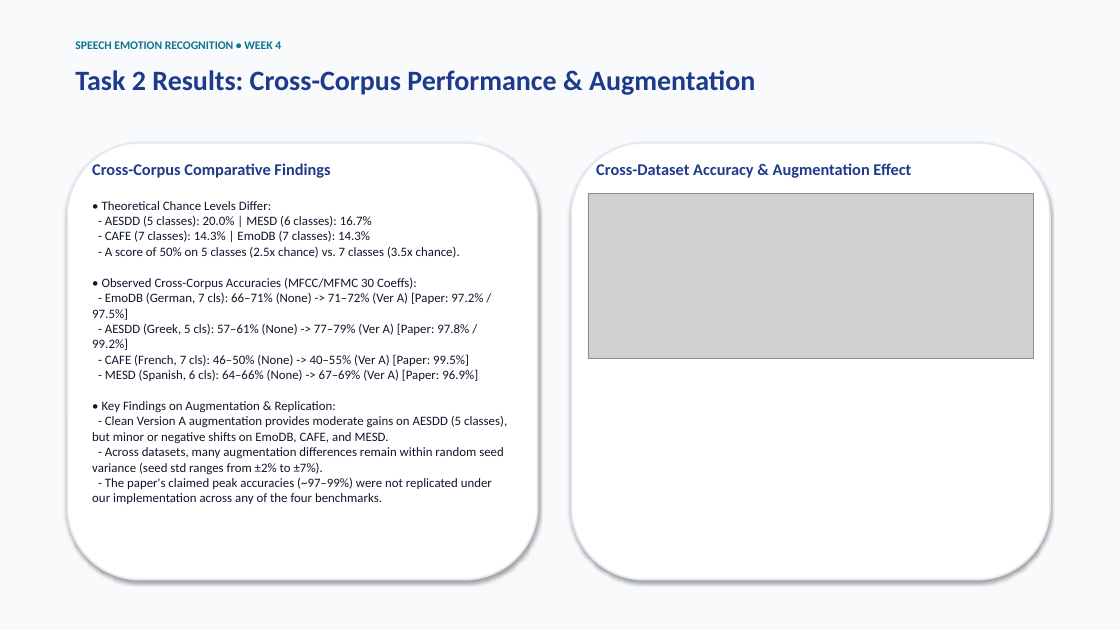
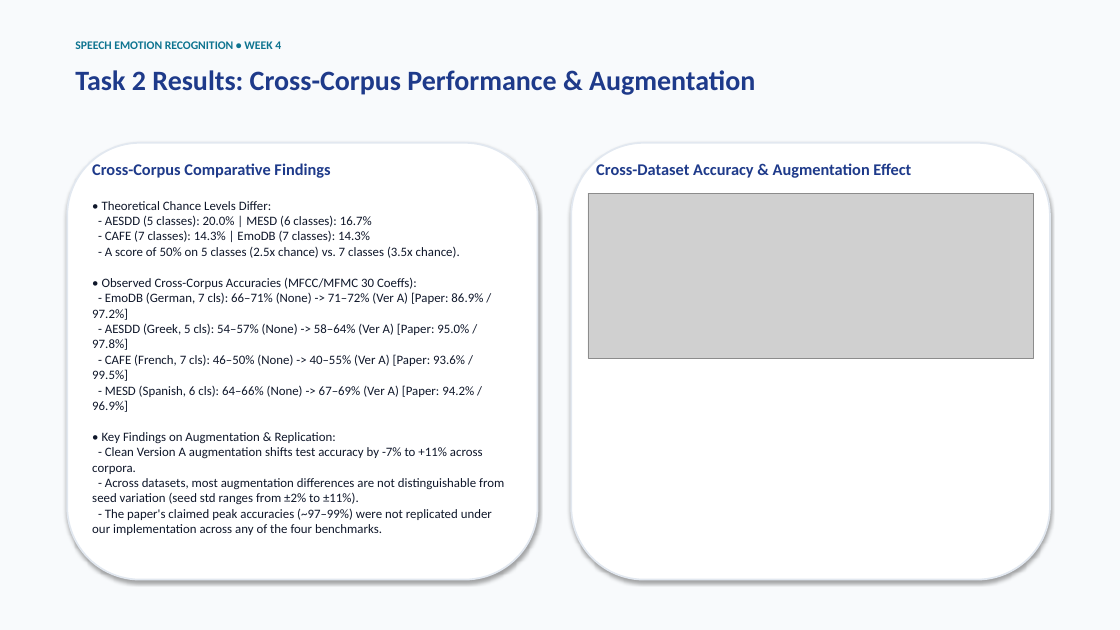
Before and after one commit to shreysatija1/Project-emotion, a slide deck: slide 7 of Week4_Status.pptx. Drawn at 1120x630 pixels with LibreOffice and Linux fonts; fonts in the diff are those of the drawing; grey boxes stand for pictures. Boxes give left, top, right and bottom in pixels: in the first picture for what was removed or moved away, otherwise in the second. Text is boxed around its words. In the diff, an @@ line names an element or a change of style, - is before the commit and + after.

Commit message:
Complete genuine AESDD rerun on canonical features, update per-coeff citations, Task 1 nuances, and rotating fold design

```diff
--- a/Week4_Status.pptx
+++ b/Week4_Status.pptx
@@ text at (92,292,483,412): text changed @@
-- EmoDB (German, 7 cls): 66–71% (None) -> 71–72% (Ver A) [Paper: 97.2% / 97.5%]
-- AESDD (Greek, 5 cls): 57–61% (None) -> 77–79% (Ver A) [Paper: 97.8% / 99.2%]
-- CAFE (French, 7 cls): 46–50% (None) -> 40–55% (Ver A) [Paper: 99.5%]
-- MESD (Spanish, 6 cls): 64–66% (None) -> 67–69% (Ver A) [Paper: 96.9%]
+- EmoDB (German, 7 cls): 66–71% (None) -> 71–72% (Ver A) [Paper: 86.9% / 97.2%]
+- AESDD (Greek, 5 cls): 54–57% (None) -> 58–64% (Ver A) [Paper: 95.0% / 97.8%]
+- CAFE (French, 7 cls): 46–50% (None) -> 40–55% (Ver A) [Paper: 93.6% / 99.5%]
+- MESD (Spanish, 6 cls): 64–66% (None) -> 67–69% (Ver A) [Paper: 94.2% / 96.9%]
@@ text at (92,447,504,505): text changed @@
-- Clean Version A augmentation provides moderate gains on AESDD (5 classes), but minor or negative shifts on EmoDB, CAFE, and MESD.
-- Across datasets, many augmentation differences remain within random seed variance (seed std ranges from ±2% to ±7%).
+- Clean Version A augmentation shifts test accuracy by -7% to +11% across corpora.
+- Across datasets, most augmentation differences are not distinguishable from seed variation (seed std ranges from ±2% to ±11%).
```
Also in this commit, not shown: 5 other slides changed, 6 other files.
